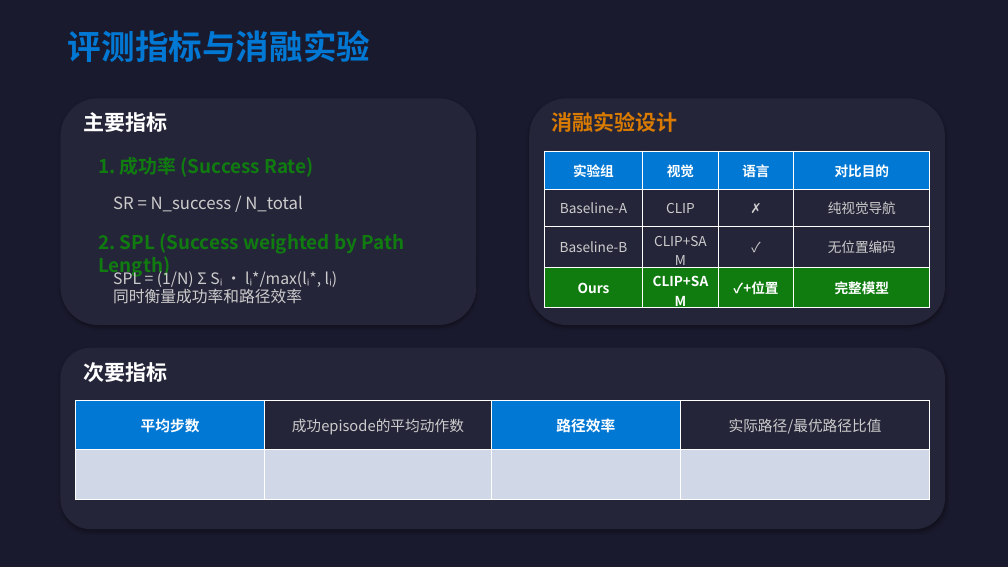
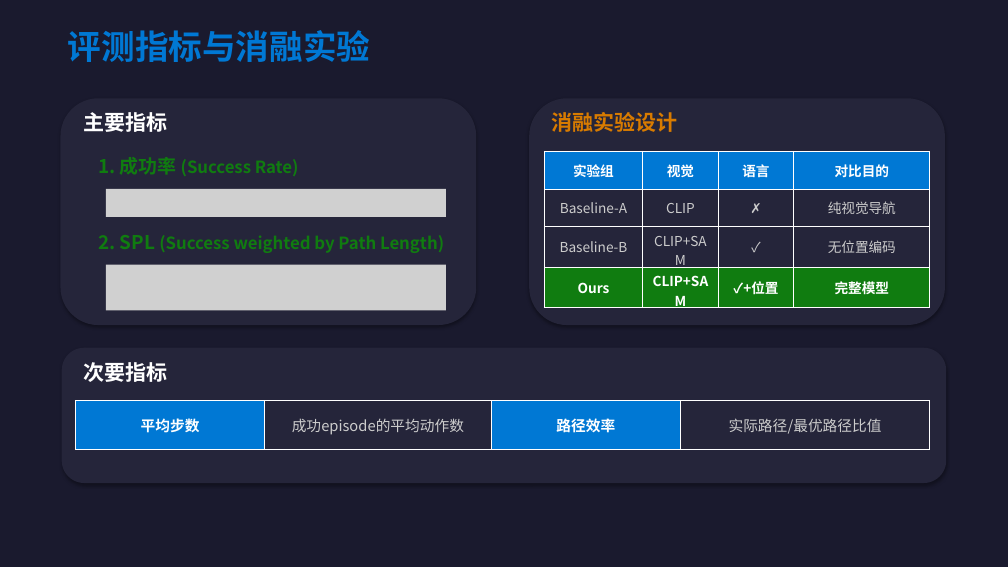
Before and after one commit to QAWe-ikun/mLLM, a slide deck: slide 9 of docs/开题展示.pptx. Drawn at 1008x567 pixels with LibreOffice and Linux fonts; fonts in the diff are those of the drawing; grey boxes stand for pictures. Boxes give left, top, right and bottom in pixels: in the first picture for what was removed or moved away, otherwise in the second. Text is boxed around its words. In the diff, an @@ line names an element or a change of style, - is before the commit and + after.

```diff
--- a/docs/开题展示.pptx
+++ b/docs/开题展示.pptx
@@ text "1. 成功率 (Success Rate)" at <box>98,157,299,176</box>: size 18 to 16 pt in "(Success Rate)" @@
@@ picture added at <box>106,189,446,217</box> @@
@@ text removed at <box>113,195,302,212</box> @@
-SR = N_success / N_total
@@ text "2. SPL (Success weighted by ..." at <box>98,235,444,253</box>: size 18 to 16 pt in "(Success weighted by Path Length)" @@
@@ picture added at <box>106,265,446,311</box> @@
@@ text removed at <box>113,268,307,304</box> @@
-SPL = (1/N) Σ Sᵢ · lᵢ*/max(lᵢ*, lᵢ)
-同时衡量成功率和路径效率
@@ rounded rectangle: place and size @@
-rounded rectangle at <box>60,348,945,529</box>
+rounded rectangle at <box>62,348,947,483</box>
@@ table at <box>76,401,930,450</box> @@
-row 2:  |  |  | 
```
Also in this commit, not shown: 3 other slides changed, 3 other files.
